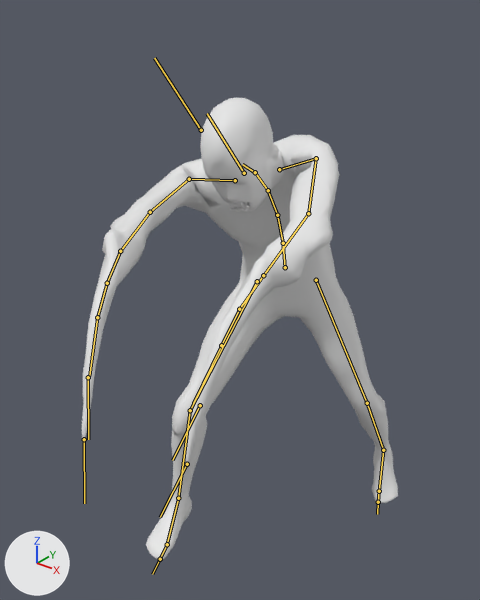
An edit to the FBX model Assets/Enemy/Zombie Agonizing.fbx, drawn before and after from the same camera.
One viewpoint serves both versions: a 50 mm camera at (1.044, -1.575, 1.735) aimed at (-0.039, -0.221, 0.896). Arrows for +X, +Y and +Z are at lower left; the lights stay in place. Both versions are drawn at frame 10 of the action 'mixamo.com'; the numbers are the values there. The bones that bend it are drawn over the model as lines.
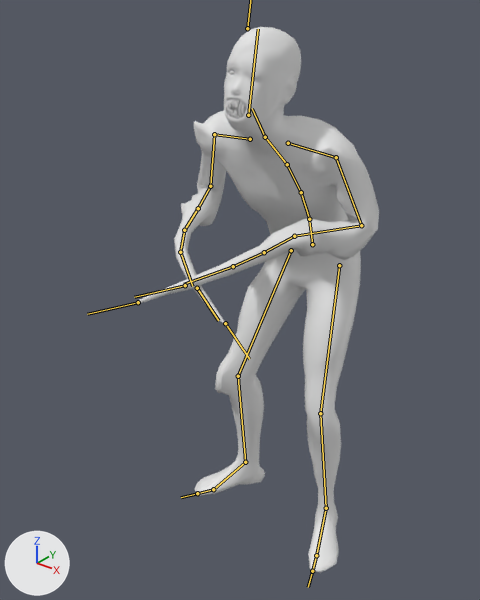
Location of each change, (x1, y1, x2, y2) in pixels of the pictures (480 x 600 px):
'Plane.001', posed (23% narrower, 18% taller): before (82, 98, 398, 560); after (135, 27, 379, 572)
bone 'mixamorig:Hips', root to tip: before (285, 267) to (282, 240); after (312, 244) to (309, 216)
bone 'mixamorig:Spine', root to tip: before (283, 243) to (277, 215); after (309, 219) to (301, 192)
bone 'mixamorig:Spine1', root to tip: before (277, 215) to (268, 190); after (301, 192) to (287, 164)
bone 'mixamorig:Spine2', root to tip: before (268, 190) to (255, 173); after (287, 164) to (265, 137)
bone 'mixamorig:Neck', root to tip: before (255, 172) to (242, 164); after (265, 137) to (252, 108)
bone 'mixamorig:Head', root to tip: before (244, 173) to (207, 113); after (248, 115) to (258, 29)
bone 'mixamorig:LeftShoulder', root to tip: before (279, 169) to (316, 158); after (288, 143) to (336, 157)
bone 'mixamorig:LeftArm', root to tip: before (316, 158) to (308, 213); after (336, 157) to (361, 225)
bone 'mixamorig:LeftForeArm', root to tip: before (308, 213) to (263, 275); after (361, 225) to (294, 236)
bone 'mixamorig:LeftHand', root to tip: before (263, 275) to (239, 309); after (294, 236) to (264, 252)
bone 'mixamorig:LeftHandIndex2', root to tip: before (221, 345) to (193, 403); after (233, 266) to (184, 284)
bone 'mixamorig:LeftHandIndex3', root to tip: before (200, 405) to (172, 460); after (185, 285) to (134, 297)
bone 'mixamorig:RightShoulder', root to tip: before (235, 180) to (189, 179); after (250, 139) to (214, 134)
bone 'mixamorig:RightArm', root to tip: before (189, 179) to (150, 212); after (214, 134) to (210, 186)
bone 'mixamorig:RightForeArm', root to tip: before (150, 212) to (120, 251); after (210, 186) to (198, 208)
bone 'mixamorig:RightHand', root to tip: before (120, 251) to (107, 283); after (198, 208) to (184, 230)
bone 'mixamorig:RightHandIndex1', root to tip: before (107, 283) to (97, 317); after (184, 230) to (180, 252)
bone 'mixamorig:RightHandIndex2', root to tip: before (97, 317) to (89, 376); after (180, 252) to (192, 286)
bone 'mixamorig:LeftUpLeg', root to tip: before (316, 280) to (367, 403); after (339, 265) to (320, 413)
bone 'mixamorig:LeftLeg', root to tip: before (367, 403) to (383, 450); after (320, 413) to (326, 508)
bone 'mixamorig:LeftFoot', root to tip: before (383, 450) to (379, 491); after (326, 508) to (316, 555)
bone 'mixamorig:RightUpLeg', root to tip: before (257, 281) to (190, 410); after (291, 250) to (238, 376)
bone 'mixamorig:RightLeg', root to tip: before (190, 410) to (178, 498); after (238, 376) to (245, 462)
bone 'mixamorig:RightFoot', root to tip: before (178, 498) to (167, 544); after (245, 462) to (213, 489)

What the commit changed:
Bone 'mixamorig:Hips' (bone_mixamorig_hips) moves from (-6.3, -11.4, -6.1) to (-0.6, -4.1, -12.6).
Bone 'mixamorig:Hips' (bone_mixamorig_hips) turns from (15, 32, 6) to (15, -2, 0) degrees about its own x, y and z.
Bone 'mixamorig:Spine' (bone_mixamorig_spine) turns from (8, -1, 4) to (13, 1, 0) degrees about its own x, y and z.
Bone 'mixamorig:Spine1' (bone_mixamorig_spine1) turns from (17, 1, 4) to (10, 1, 1) degrees about its own x, y and z.
Bone 'mixamorig:Spine2' (bone_mixamorig_spine2) turns from (17, 1, 2) to (10, 1, 1) degrees about its own x, y and z.
Bone 'mixamorig:Neck' (bone_mixamorig_neck) turns from (8, -3, 4) to (-14, 1, -1) degrees about its own x, y and z.
Bone 'mixamorig:Head' (bone_mixamorig_head) turns from (-32, -12, 12) to (-45, 1, -4) degrees about its own x, y and z.
Bone 'mixamorig:LeftShoulder' (bone_mixamorig_leftshoulder) turns from (-53, 8, 11) to (-1, 3, 2) degrees about its own x, y and z.
Bone 'mixamorig:LeftArm' (bone_mixamorig_leftarm) turns from (-28, -10, 85) to (24, -1, 28) degrees about its own x, y and z.
Bone 'mixamorig:LeftForeArm' (bone_mixamorig_leftforearm) turns from (2, 0, -7) to (4, -7, 81) degrees about its own x, y and z.
Bone 'mixamorig:LeftHand' (bone_mixamorig_lefthand) turns from (-35, -7, 3) to (-53, 0, 1) degrees about its own x, y and z.
Bone 'mixamorig:LeftHandIndex2' (bone_mixamorig_lefthandindex2) turns from (6, 0, -6) to (5, 0, -4) degrees about its own x, y and z.
Bone 'mixamorig:LeftHandIndex3' (bone_mixamorig_lefthandindex3) turns from (9, -1, -7) to (6, -1, 1) degrees about its own x, y and z.
Bone 'mixamorig:RightShoulder' (bone_mixamorig_rightshoulder) turns from (-14, 7, 16) to (-14, 1, 3) degrees about its own x, y and z.
Bone 'mixamorig:RightArm' (bone_mixamorig_rightarm) turns from (-40, -18, -92) to (30, 1, -28) degrees about its own x, y and z.
Bone 'mixamorig:RightForeArm' (bone_mixamorig_rightforearm) turns from (1, 0, 19) to (4, 6, -81) degrees about its own x, y and z.
Bone 'mixamorig:RightHand' (bone_mixamorig_righthand) turns from (-28, 7, 13) to (-55, 0, -1) degrees about its own x, y and z.
Bone 'mixamorig:RightHandIndex1' (bone_mixamorig_righthandindex1) turns from (17, -2, -2) to (18, -2, 1) degrees about its own x, y and z.
Bone 'mixamorig:RightHandIndex2' (bone_mixamorig_righthandindex2) turns from (6, 0, 4) to (11, -1, 18) degrees about its own x, y and z.
Bone 'mixamorig:LeftUpLeg' (bone_mixamorig_leftupleg) turns from (20, -15, 7) to (41, -14, -7) degrees about its own x, y and z.
Bone 'mixamorig:LeftLeg' (bone_mixamorig_leftleg) turns from (-38, 6, -3) to (-32, -8, 6) degrees about its own x, y and z.
Bone 'mixamorig:LeftFoot' (bone_mixamorig_leftfoot) turns from (30, 2, -8) to (3, -2, 8) degrees about its own x, y and z.
Bone 'mixamorig:RightUpLeg' (bone_mixamorig_rightupleg) turns from (47, 25, -7) to (42, 24, 17) degrees about its own x, y and z.
Bone 'mixamorig:RightLeg' (bone_mixamorig_rightleg) turns from (-40, -2, 4) to (-29, 5, -12) degrees about its own x, y and z.
Bone 'mixamorig:RightFoot' (bone_mixamorig_rightfoot) turns from (2, 3, 2) to (5, 1, -3) degrees about its own x, y and z.
